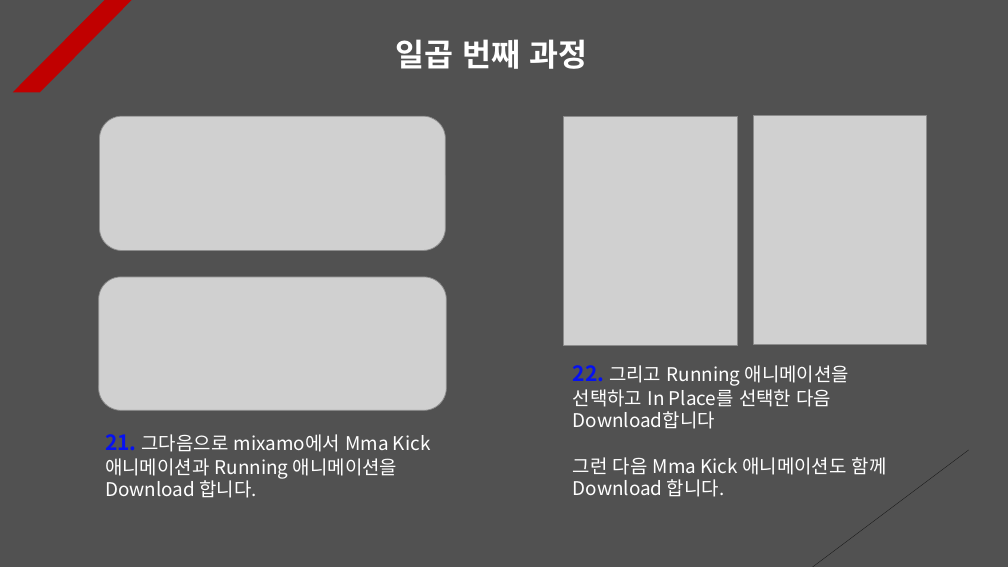
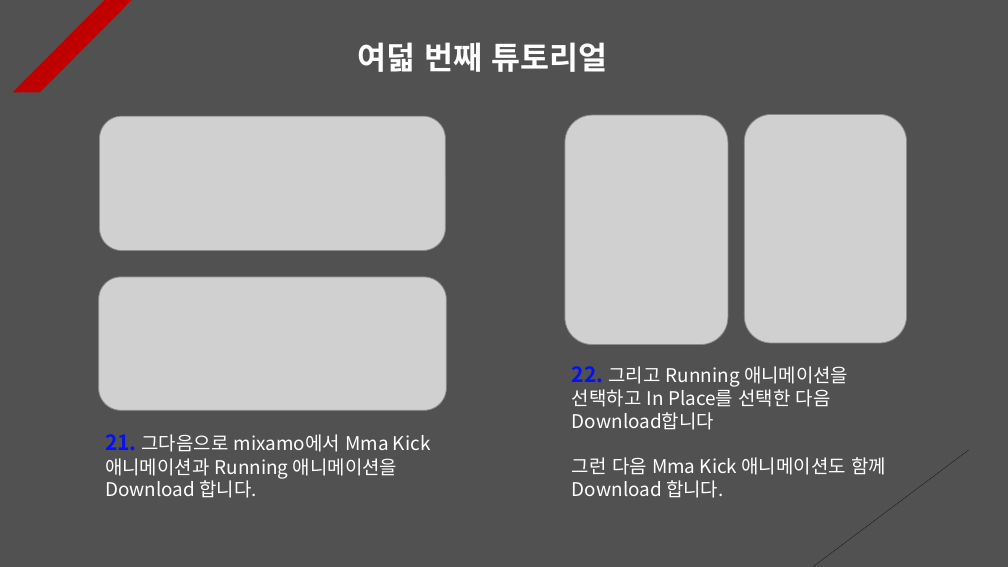
Before and after one commit to Unity2033/3D-UnityEngine, a slide deck: slide 8 of Assets/Class/Animator/PPT Data/Animator Example.pptx. Drawn at 1008x567 pixels with LibreOffice and Linux fonts; fonts in the diff are those of the drawing; grey boxes stand for pictures. Boxes give left, top, right and bottom in pixels: in the first picture for what was removed or moved away, otherwise in the second. Text is boxed around its words. In the diff, an @@ line names an element or a change of style, - is before the commit and + after.

```diff
--- a/Assets/Class/Animator/PPT Data/Animator Example.pptx
+++ b/Assets/Class/Animator/PPT Data/Animator Example.pptx
@@ text at (x1=358, y1=42, x2=607, y2=72): text changed @@
-일곱 번째 과정
+여덟 번째 튜토리얼
@@ picture resized from (x1=564, y1=116, x2=738, y2=346) to (x1=565, y1=115, x2=728, y2=344) @@
@@ picture resized from (x1=754, y1=116, x2=927, y2=344) to (x1=745, y1=114, x2=907, y2=343) @@
```
Also in this commit, not shown: 10 other slides changed, 35 other files.
